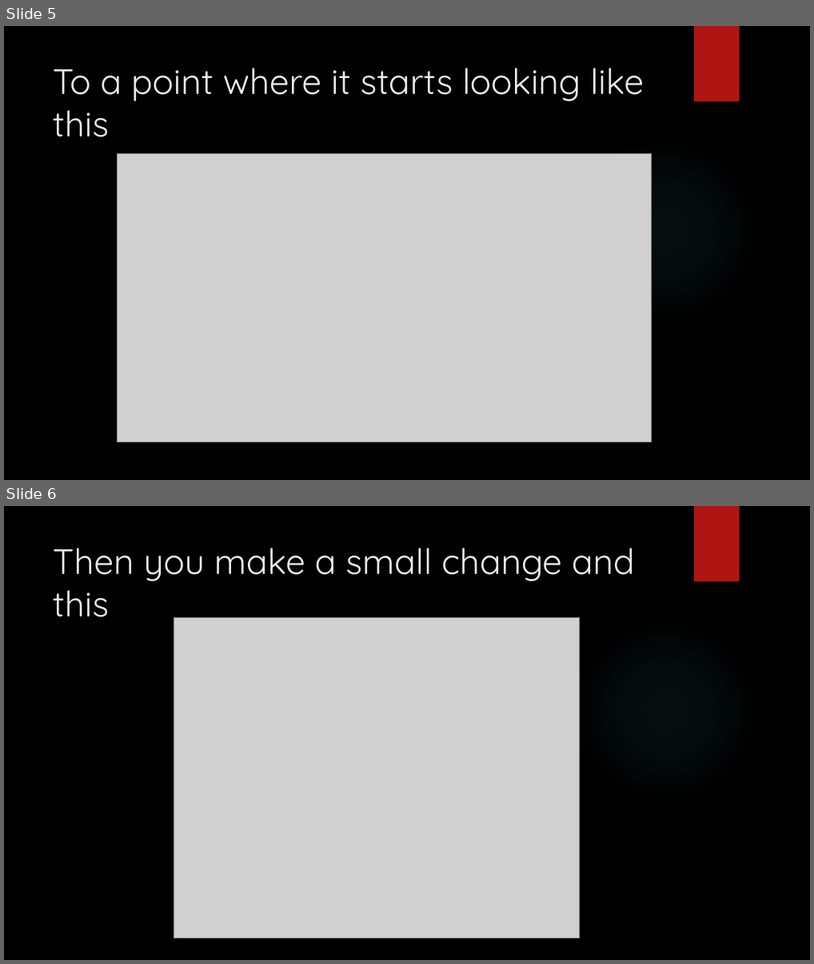
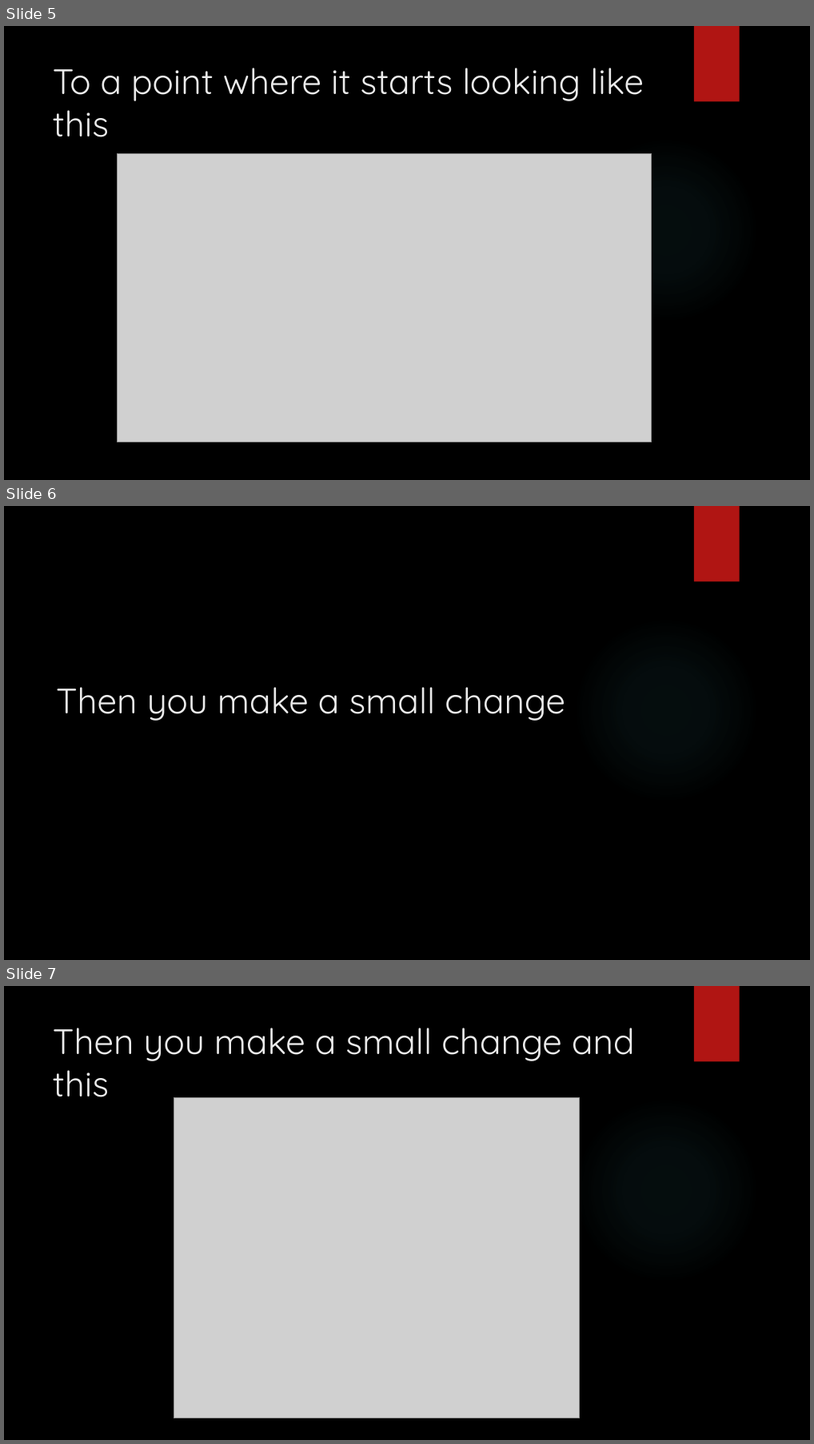
Before and after one commit to hipervee/learnRx, a slide deck: slidesAndImages/Introduction.pptx. Shown one above the other, each under a label of ours: slides 5 and 6 before the commit, slides 5, 6 and 7 after it. The pictures are 814x964 and 814x1444 pixels, drawn with LibreOffice and Linux fonts; fonts in the diff are those of the drawing; grey boxes stand for pictures; background and template pictures are left out. Boxes give left, top, right and bottom in pixels: in the first picture for what was removed or moved away, otherwise in the second. Text is boxed around its words. In the diff, an @@ line names an element or a change of style, - is before the commit and + after.

```diff
--- a/slidesAndImages/Introduction.pptx
+++ b/slidesAndImages/Introduction.pptx
@@ slide 6 added at bbox=[4, 506, 810, 960], background picture (left out); not listed: 2 template elements that a slide beside it also shows @@
@@ title added at bbox=[56, 687, 566, 720], 42 pt, text #EBEBEB @@
+Then you make a small change
@@ what was slide 6 is now slide 7 @@
```
Also in this commit, not shown: 2 slides changed, 5 other slides added.
